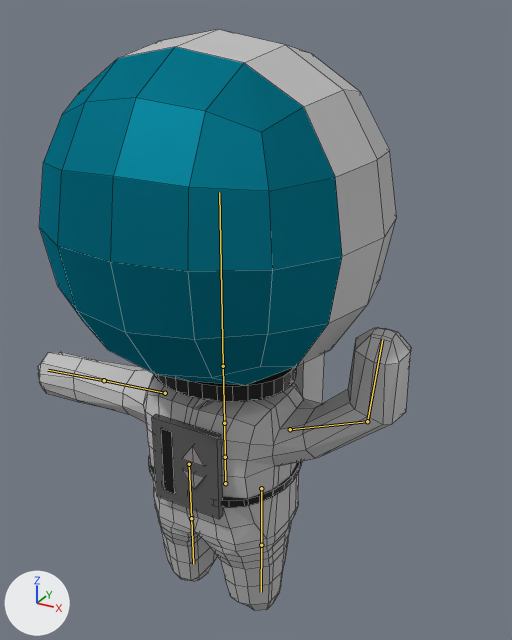
Before and after pictures for a commit that changed the Blender file Blender_Models/Player/Astronaut.blend.
Before and after are seen from a 50 mm lens placed at (1.81, -2.92, 2.36), pointed at (0.12, 0.15, 0.83). Arrows for +X, +Y and +Z are at lower left; the lights stay in place. Both versions are drawn at the pose saved in each file; the numbers are the values there. The bones that bend it are drawn over the model as lines. Mesh edges are drawn as thin lines.

In view in the first picture: 'Back Panel', 'Body', 'Cylinder', 'Display', 'Front Panel', 'Head', 'Neck'.
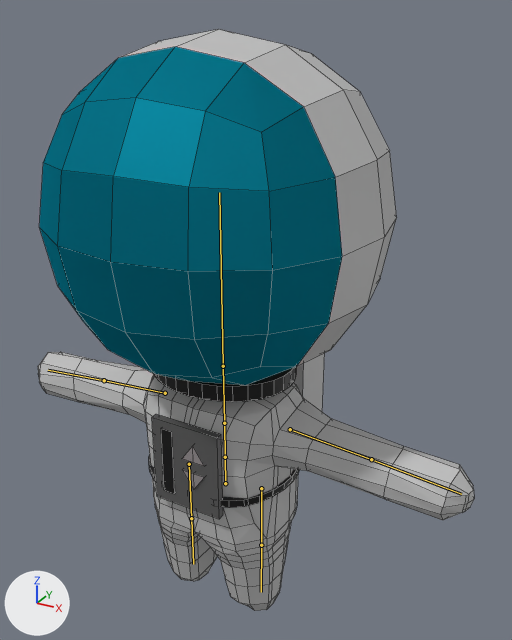
Location of each change, [x1, y1, x2, y2] in pixels of the pictures (512 x 640 px):
'Body', posed (17% wider, 9% shorter): before [38, 327, 411, 611]; after [38, 352, 474, 611]
bone 'Arm.L', root to tip: before (290, 429) to (367, 421); after (290, 429) to (371, 459)
bone 'Arm1.L', root to tip: before (367, 421) to (382, 339); after (371, 459) to (461, 494)

Diff of the bpy script that builds the scene:
```diff
--- a/Blender_Models/Player/Astronaut.blend.py
+++ b/Blender_Models/Player/Astronaut.blend.py
@@ bone_arm_l @@
 bone_arm_l = bpy.data.objects['Armature'].pose.bones['Arm.L']  # child of 'Spine2'
-bone_arm_l.rotation_quaternion = (0.972, 0.0, 0.0, 0.236)  # degrees (0, 0, 27)
+bone_arm_l.rotation_quaternion = (1.0, 0.0, 0.0, 0.0)  # degrees (0, 0, 0)
@@ bone_arm1_l @@
 bone_arm1_l = bpy.data.objects['Armature'].pose.bones['Arm1.L']  # child of 'Arm.L'
-bone_arm1_l.rotation_quaternion = (0.853, -0.006, 0.0, 0.521)  # degrees (-1, 0, 63)
+bone_arm1_l.rotation_quaternion = (1.0, 0.0, 0.0, 0.0)  # degrees (0, 0, 0)
```
